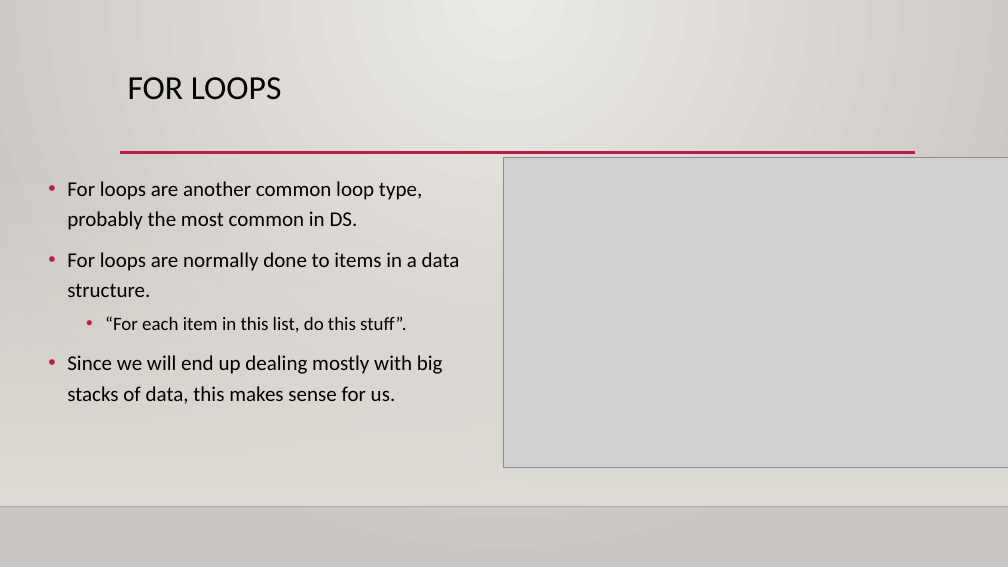
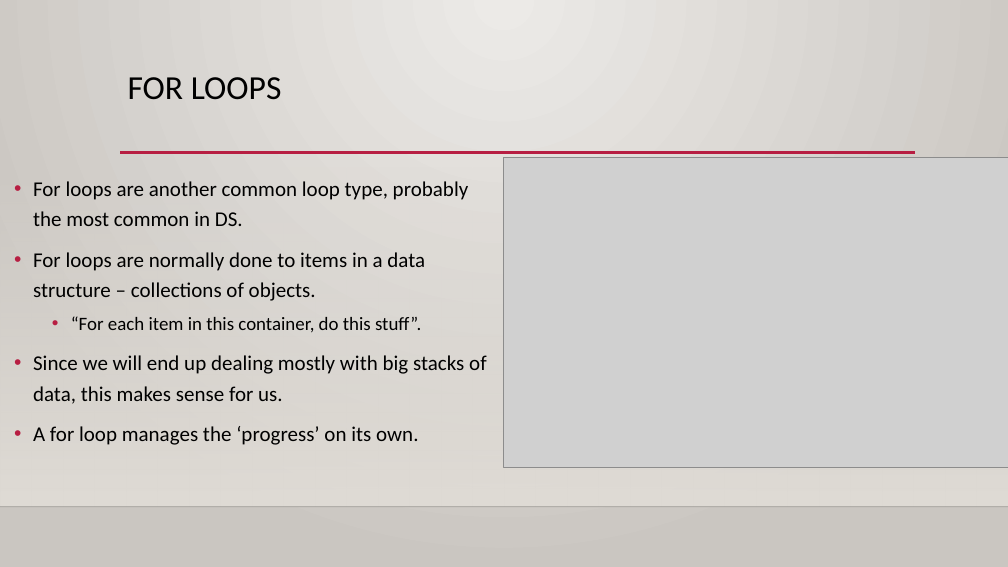
Before and after one commit to AkeemSemperDataScience/Programming_Basics_for_Machine_Learning_Students, a slide deck: slide 12 of reference_material/slides/003_loops.pptx (slide 6 before the commit). Drawn at 1008x567 pixels with LibreOffice and Linux fonts; fonts in the diff are those of the drawing; grey boxes stand for pictures; background and template pictures are left out. Boxes give left, top, right and bottom in pixels: in the first picture for what was removed or moved away, otherwise in the second. Text is boxed around its words. In the diff, an @@ line names an element or a change of style, - is before the commit and + after.

```diff
--- a/reference_material/slides/003_loops.pptx
+++ b/reference_material/slides/003_loops.pptx
@@ text "For loops are another common ...": place and size @@
-text "For loops are another common ..." at (67,181,460,404)
+text "For loops are another common ..." at (33,181,487,445)
@@ text at (33,252,425,332): text changed @@
-• For loops are normally done to items in a data structure.
-  • “For each item in this list, do this stuff”.
+• For loops are normally done to items in a data structure – collections of objects.
+  • “For each item in this container, do this stuff”.
@@ text at (33,426,418,445): paragraph added @@
+• A for loop manages the ‘progress’ on its own.
```
Also in this commit, not shown: 8 other slides changed, 8 slides added, 1 other file.
